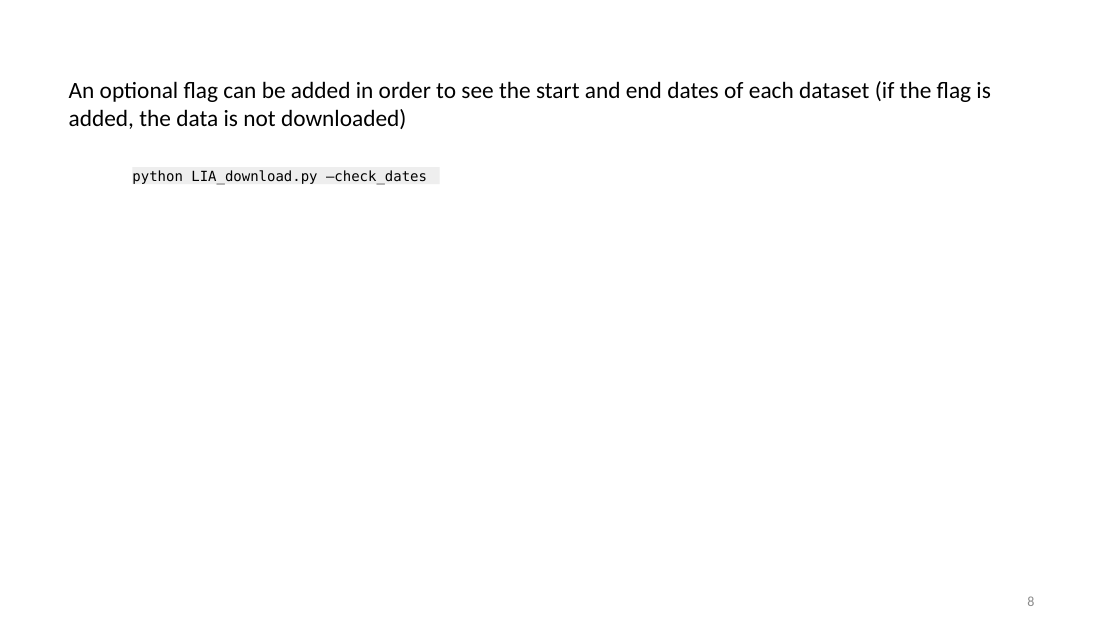
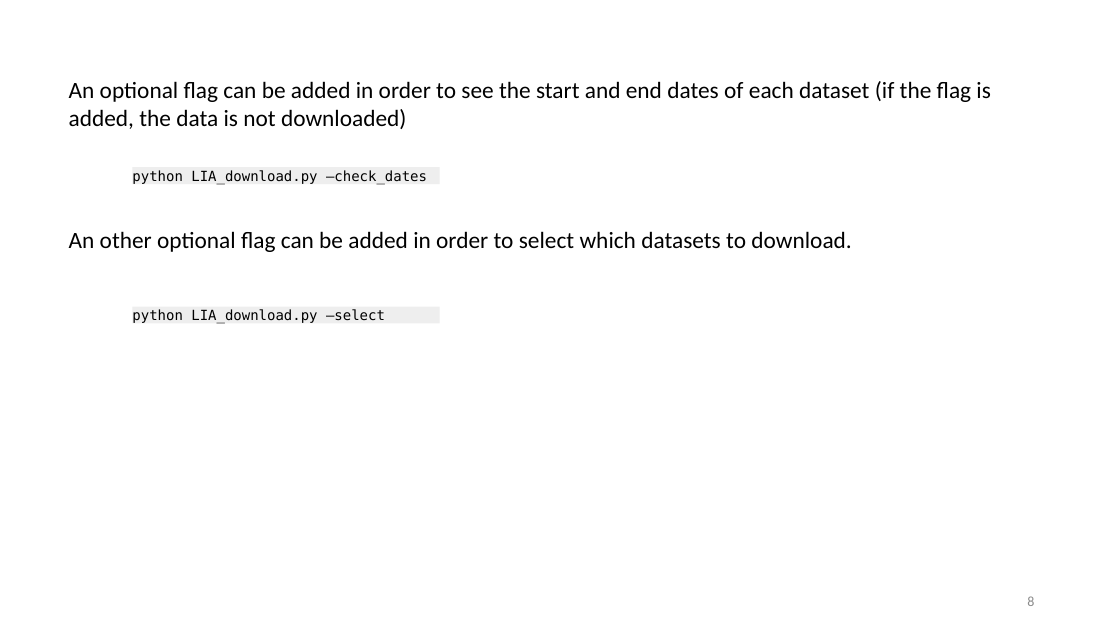
Before and after one commit to WFP-VAM/LIA, a slide deck: slide 8 of README.pptx. Drawn at 1120x630 pixels with LibreOffice and Linux fonts; fonts in the diff are those of the drawing. Boxes give left, top, right and bottom in pixels: in the first picture for what was removed or moved away, otherwise in the second. Text is boxed around its words. In the diff, an @@ line names an element or a change of style, - is before the commit and + after.

Commit message:
added select flag

```diff
--- a/README.pptx
+++ b/README.pptx
@@ text added at (69, 231, 851, 252), 20 pt, text #000000 @@
+An other optional flag can be added in order to select which datasets to download.
@@ rectangle added at (133, 307, 440, 323), fill #EEEEEE, 12 pt, text #000000 @@
+python LIA_download.py –select
```
Also in this commit, not shown: 2 other slides changed, 1 other file.
